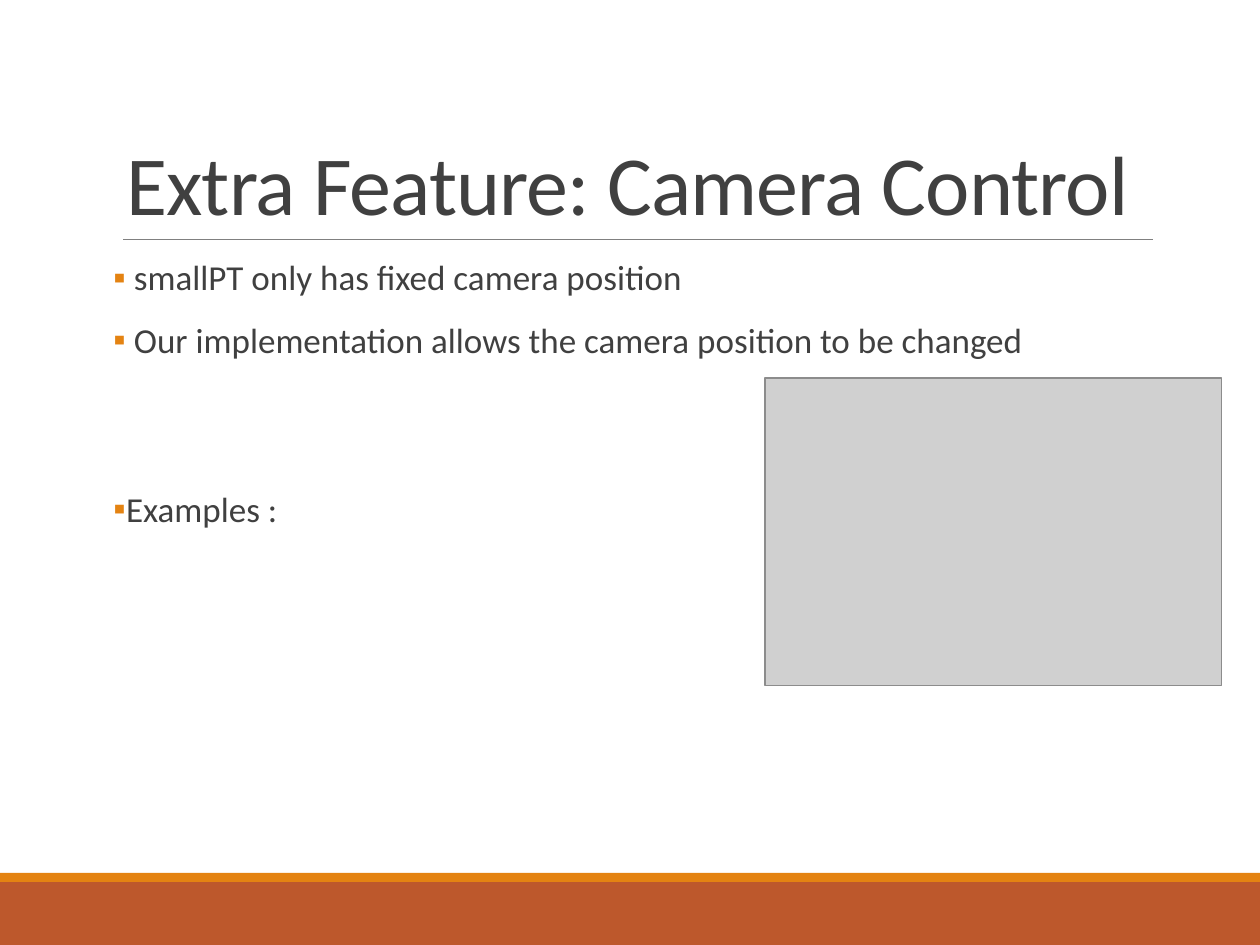
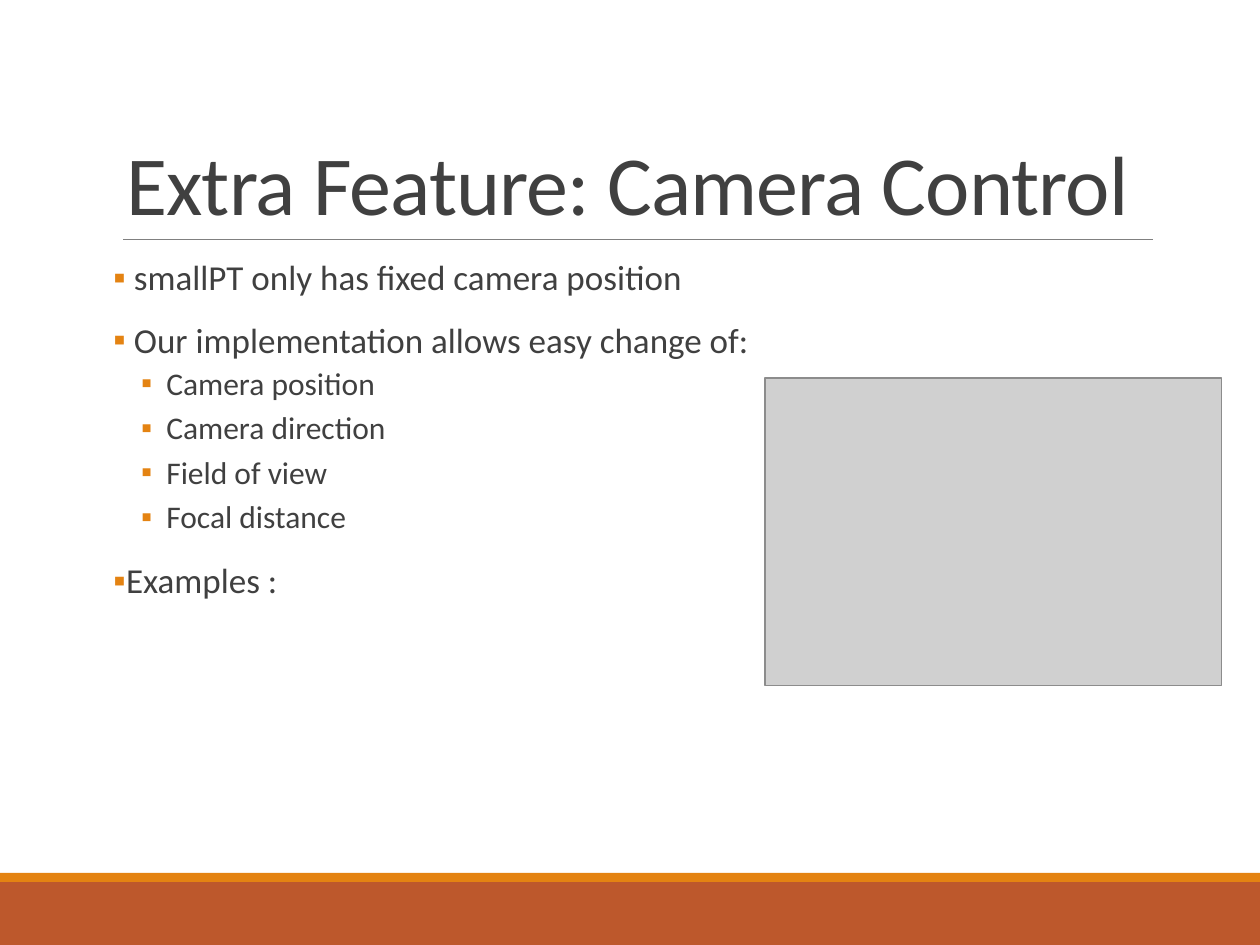
Before and after one commit to Philipp-M/ACG, a slide deck: slide 10 of smallPT_projectACG/presentation/Advanced Computer Graphics.pptx. Drawn at 1260x945 pixels with LibreOffice and Linux fonts; fonts in the diff are those of the drawing; grey boxes stand for pictures. Boxes give left, top, right and bottom in pixels: in the first picture for what was removed or moved away, otherwise in the second. Text is boxed around its words. In the diff, an @@ line names an element or a change of style, - is before the commit and + after.

```diff
--- a/smallPT_projectACG/presentation/Advanced Computer Graphics.pptx
+++ b/smallPT_projectACG/presentation/Advanced Computer Graphics.pptx
@@ text at bbox=[134, 328, 749, 528]: text changed; size 20 to 18 pt @@
-▪ Our implementation allows the camera position to be changed
+▪ Our implementation allows easy change of:
+  ▪ Camera position
+  ▪ Camera direction
+  ▪ Field of view
+  ▪ Focal distance
```
Also in this commit, not shown: 2 other slides changed.
